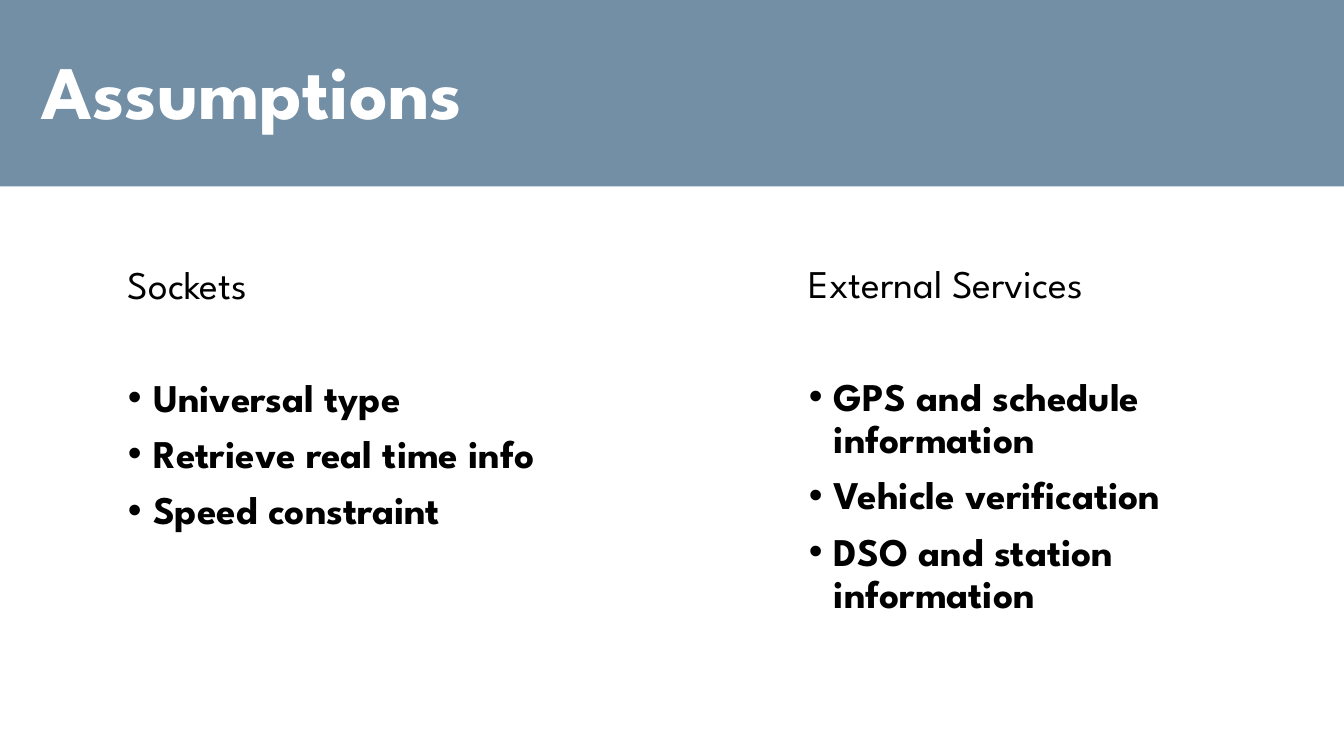
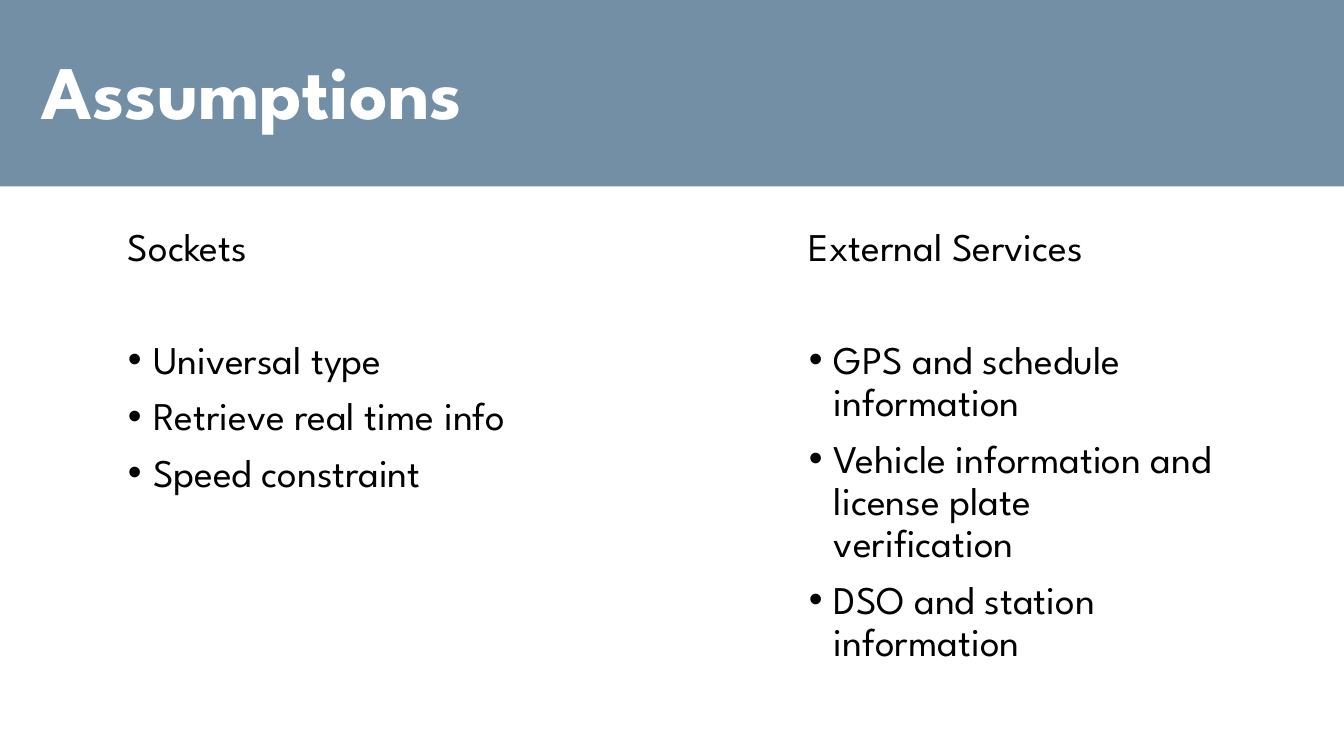
Before and after one commit to RobertoCialini/eMall, a slide deck: slide 5 of Presentation.pptx. Drawn at 1344x756 pixels with LibreOffice and Linux fonts; fonts in the diff are those of the drawing. Boxes give left, top, right and bottom in pixels: in the first picture for what was removed or moved away, otherwise in the second. Text is boxed around its words. In the diff, an @@ line names an element or a change of style, - is before the commit and + after.

Commit message:
Final version

```diff
--- a/Presentation.pptx
+++ b/Presentation.pptx
@@ text "Sockets": place and size @@
-text "Sockets" at box(128, 272, 535, 532)
+text "Sockets" at box(128, 234, 505, 495)
@@ text "External Services": place and size @@
-text "External Services" at box(809, 271, 1160, 609)
+text "External Services" at box(809, 234, 1212, 657)
@@ text at box(153, 347, 505, 495): bold off in "Universal type", "Retrieve real time info", "Speed constraint" @@
@@ text at box(834, 347, 1121, 657): bold off in "GPS and schedule information", "DSO and station information" @@
@@ text at box(834, 445, 1212, 558): text changed; bold off @@
-• Vehicle verification
+• Vehicle information and license plate verification
```
Also in this commit, not shown: 4 other slides changed.
